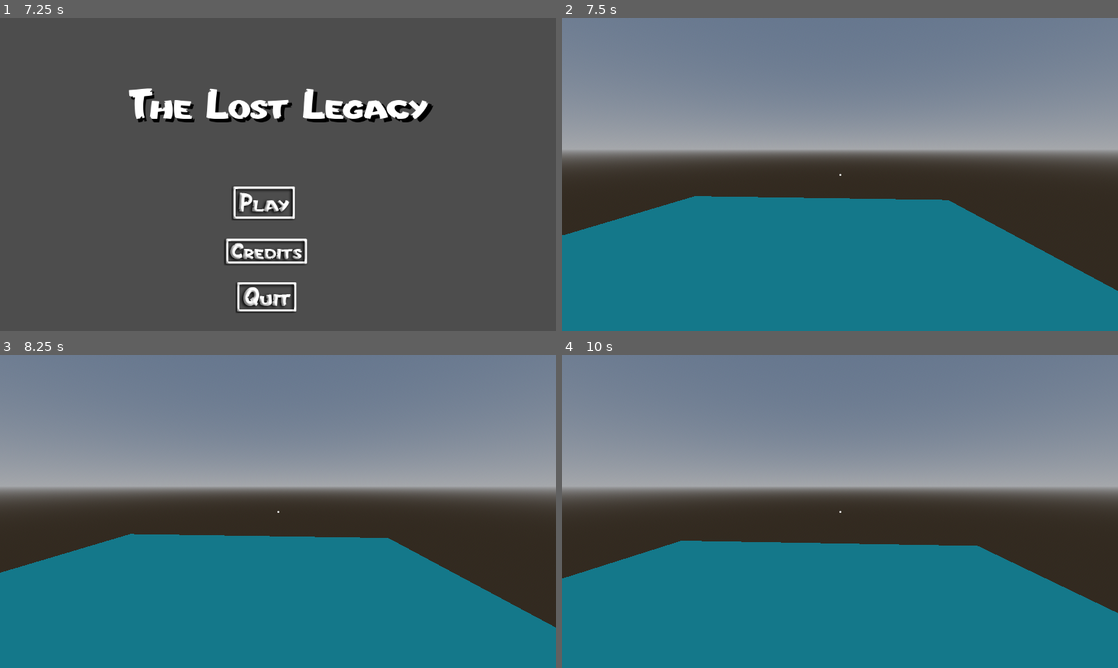
Above: before the commit, frames 1-4 (two rows, left to right).
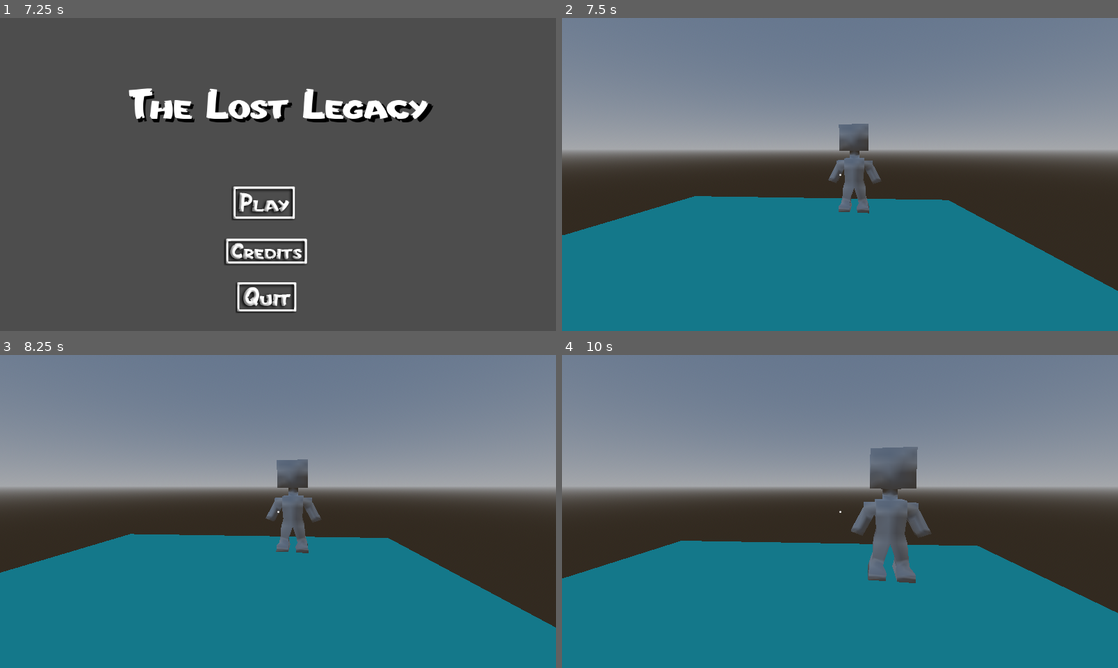
Above: after the commit, the same moments.

Repository: ShadyGitHubb/github-tutorial
Game: Godot game, scene res://scenes/logo-screen.tscn
The game is run twice, just before and just after one commit, with the same random seed, the same clock (stepped at 60 frames per second) and the same inputs.
Inputs (mouse positions are in pixels of both pictures, inside the frame that each line leads up to):
- Up to frame 1 (7.25 s): tap Enter (ui_accept) at 0.5, 0.77, 1.52, 3.02, 3.5, 3.77, 4.52, 6.02, 6.5, 6.77 s; hold D (move_right) 0.53-1.28 s; hold S (move_backwards) 1.28-2.03 s; hold D (move_right) 2.03-2.78 s; hold W (move_forward) 2.78-3.53 s; hold A (move_left) 3.53-5.03 s; hold S (move_backwards) 5.03-5.78 s; hold D (move_right) 5.78-6.53 s; hold W (move_forward) from 6.53 s (still down)
- Up to frame 2 (7.5 s): release W (move_forward) at 7.25 s; click (823, 202) at 7.25 s
- Up to frame 3 (8.25 s): tap Enter (ui_accept) at 8 s; hold W (move_forward) from 8.03 s (still down)
- Up to frame 4 (10 s): tap Enter (ui_accept) at 8.27, 9.77 s; release W (move_forward) at 9.53 s; hold A (move_left) from 9.53 s (still down)

Frame 1 is identical in both runs. In frame 2, 1.4% of the frame differs, in the area x 47-58%, y 33-63%; in frame 3, 1.5%; in frame 4, 3.3%, in the area x 52-67%, y 29-73%.

Commit message:
Fixed Interaction + NPC Import

Diff:
--- a/thelostlegacy/the-lost-legacy/scenes/main.tscn
+++ b/thelostlegacy/the-lost-legacy/scenes/main.tscn
@@ -8,6 +8,7 @@
 [ext_resource type="PackedScene" uid="uid://rq6utmehbp4h" path="res://assets/Clockpuzzle.glb" id="6_tipki"]
 [ext_resource type="PackedScene" uid="uid://bb1m5426ymk4w" path="res://assets/Hourhand.glb" id="7_85g3d"]
 [ext_resource type="PackedScene" uid="uid://cjp2blyk8xe4f" path="res://assets/Minutehand.glb" id="8_choun"]
+[ext_resource type="PackedScene" uid="uid://q28kjd8t2ojl" path="res://assets/NPC.glb" id="9_85g3d"]
 
 [sub_resource type="StandardMaterial3D" id="StandardMaterial3D_o5qli"]
 albedo_color = Color(0.20744, 1, 0.970362, 1)
@@ -31,7 +32,7 @@
 material = SubResource("StandardMaterial3D_tbgi4")
 
 [sub_resource type="BoxShape3D" id="BoxShape3D_85g3d"]
-size = Vector3(1, 1.48682, 1)
+size = Vector3(0.569611, 0.694337, 0.513245)
 
 [sub_resource type="BoxShape3D" id="BoxShape3D_tipki"]
 size = Vector3(1.99567, 5.71606, 1.99852)
@@ -126,8 +127,11 @@
 transform = Transform3D(2.04117, 0, 0, 0, 2.04117, 0, 0, 0, 2.04117, 0, 0, 0)
 
 [node name="CollisionShape3D" type="CollisionShape3D" parent="Clockpuzzle/StaticBody3D/Area3D"]
-transform = Transform3D(5.6059, 0, 0, 0, 4.91776, 0, 0, 0, 6.78462, 0, 1.19702, 0)
+transform = Transform3D(5.6059, 0, 0, 0, 4.91776, 0, 0, 0, 6.78462, 0.0406227, 1.11298, -0.299187)
 shape = SubResource("BoxShape3D_85g3d")
+
+[node name="NPC" parent="Clockpuzzle/StaticBody3D/Area3D/CollisionShape3D" instance=ExtResource("9_85g3d")]
+transform = Transform3D(-0.0961824, 0.00491038, 0.00790385, 0.00516733, 0.0920113, 0, -0.00786875, 0.000401722, -0.0966114, 0, 0, -2.5889)
 
 [node name="CollisionShape3D" type="CollisionShape3D" parent="Clockpuzzle/StaticBody3D"]
 transform = Transform3D(1, 0, 0, 0, 1, 0, 0, 0, 1, -0.0542908, 0.709351, -0.0587234)
--- a/thelostlegacy/the-lost-legacy/scenes/player.tscn
+++ b/thelostlegacy/the-lost-legacy/scenes/player.tscn
@@ -271,7 +271,7 @@
 [node name="InteractCast" type="RayCast3D" parent="Camera3D"]
 unique_name_in_owner = true
 transform = Transform3D(-0.999991, 0.0165854, 2.00308e-06, 0.000414003, 0.383579, -0.997347, 0.00422082, 3.89176, 0.0983002, 0.00325759, -0.00563312, -0.110674)
-target_position = Vector3(0, -5, 0)
+target_position = Vector3(0, -2, 0)
 collision_mask = 2
 hit_from_inside = true
 collide_with_areas = true
--- a/thelostlegacy/the-lost-legacy/scripts/player.gd
+++ b/thelostlegacy/the-lost-legacy/scripts/player.gd
@@ -9,7 +9,6 @@
 @onready var interact_cast = %InteractCast
 @onready var interact_text = %InteractText
 var inside_area = false
-var raycast_enabled = false
 
 var pitch = 0
 var yaw = 0
@@ -18,7 +17,7 @@
 	Input.set_mouse_mode(Input.MOUSE_MODE_CAPTURED)
 
 func _physics_process(delta):
-	if raycast_enabled:
+	if interact_cast.enabled:
 		if not interact_cast.is_colliding():
 			interact_text.hide()
 		else:
@@ -62,10 +61,9 @@
 
 
 func _on_area_3d_area_entered(area: Area3D) -> void:
-	raycast_enabled = true
+	interact_cast.enabled = true
 	interact_text.show()
 
-
 func _on_area_3d_area_exited(area: Area3D) -> void:
-	raycast_enabled = false
+	interact_cast.enabled = false
 	interact_text.hide()
Binary file added: thelostlegacy/the-lost-legacy/assets/NPC.glb
Not shown, added: thelostlegacy/the-lost-legacy/assets/NPC.glb.import
Not shown: 1 places in thelostlegacy/the-lost-legacy/scenes/main.tscn that only renumber resources
